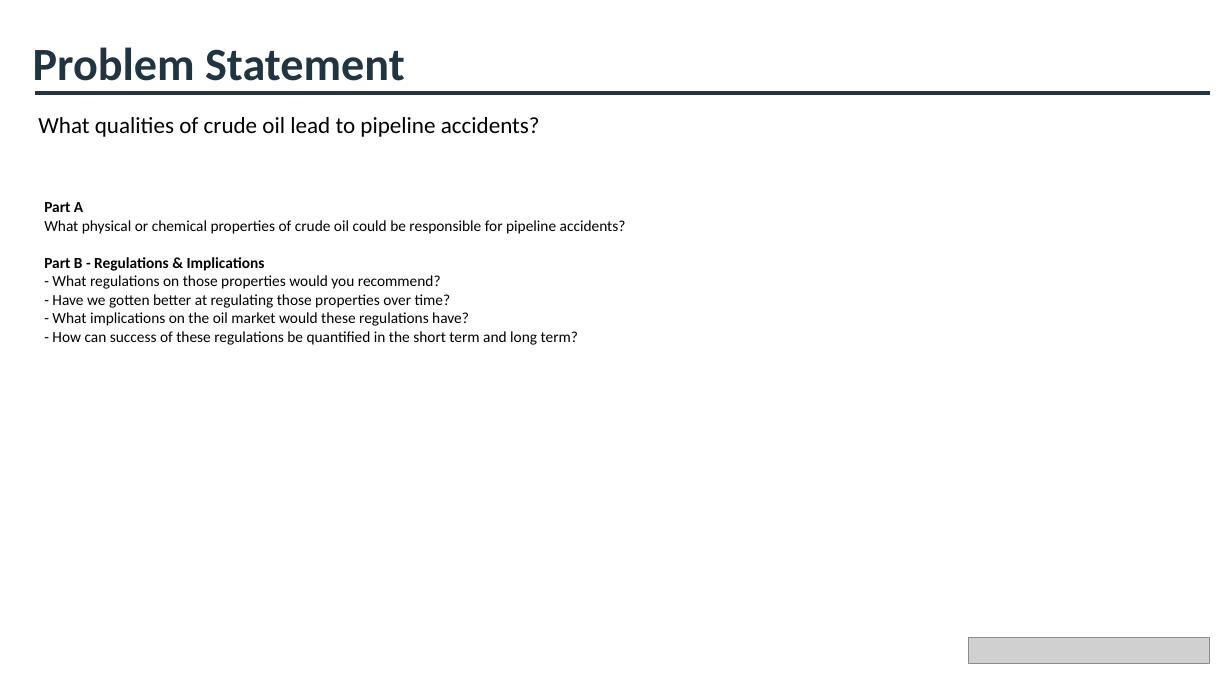
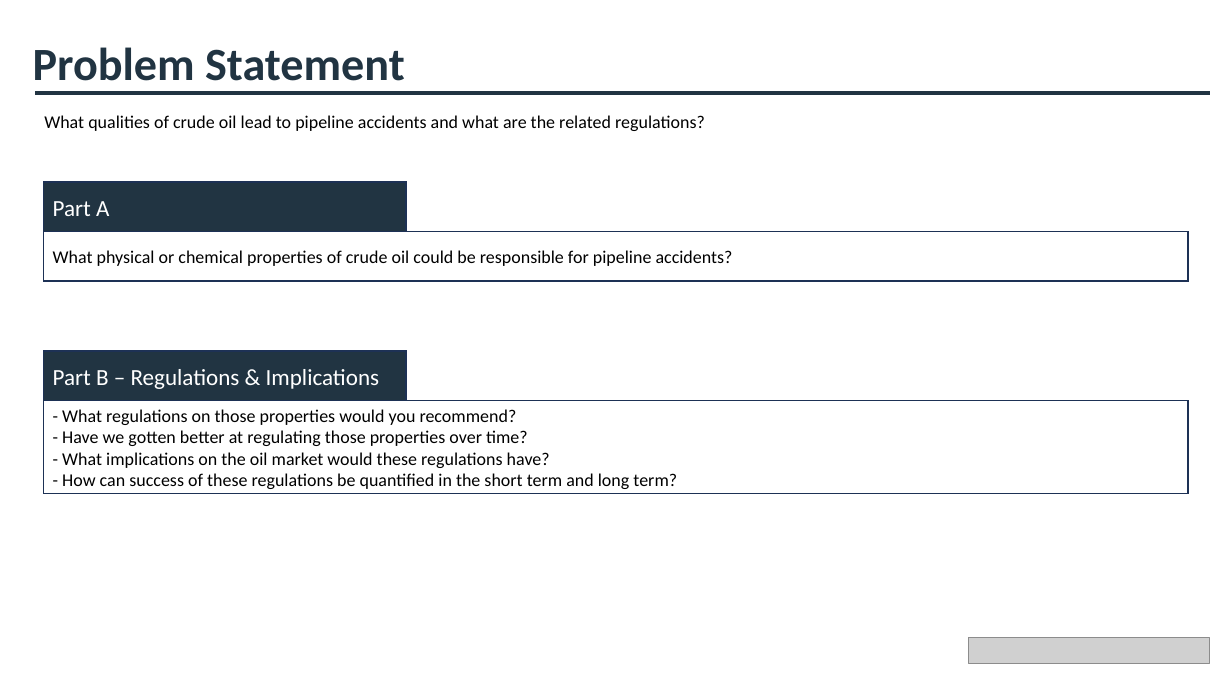
Before and after one commit to cameronmackinnon/crude_oil_accidents, a slide deck: slide 3 of presentations/Pipeline Accidents Presentation v0.pptx. Drawn at 1232x693 pixels with LibreOffice and Linux fonts; fonts in the diff are those of the drawing; grey boxes stand for pictures. Boxes give left, top, right and bottom in pixels: in the first picture for what was removed or moved away, otherwise in the second. Text is boxed around its words. In the diff, an @@ line names an element or a change of style, - is before the commit and + after.

```diff
--- a/presentations/Pipeline Accidents Presentation v0.pptx
+++ b/presentations/Pipeline Accidents Presentation v0.pptx
@@ text at box(44, 115, 705, 131): text changed; size 18 to 14 pt @@
-What qualities of crude oil lead to pipeline accidents?
+What qualities of crude oil lead to pipeline accidents and what are the related regulations?
@@ rectangle added at box(43, 182, 406, 232), fill #213442, outline #1E3256 1 pt, 18 pt, text #FFFFFF @@
+Part A
@@ text removed at box(44, 202, 626, 345) @@
-Part A
-What physical or chemical properties of crude oil could be responsible for pipeline accidents?
-Part B - Regulations & Implications
-- What regulations on those properties would you recommend?
-- Have we gotten better at regulating those properties over time?
-- What implications on the oil market would these regulations have?
-- How can success of these regulations be quantified in the short term and long term?
@@ rectangle added at box(43, 232, 1189, 282), outline #1E3256 1 pt, 14 pt, text #000000 @@
+What physical or chemical properties of crude oil could be responsible for pipeline accidents?
@@ rectangle added at box(43, 351, 406, 401), fill #213442, outline #1E3256 1 pt, 18 pt, text #FFFFFF @@
+Part B – Regulations & Implications
@@ rectangle added at box(43, 400, 1189, 494), outline #1E3256 1 pt, 14 pt, text #000000 @@
+- What regulations on those properties would you recommend?
+- Have we gotten better at regulating those properties over time?
+- What implications on the oil market would these regulations have?
+- How can success of these regulations be quantified in the short term and long term?
```
Also in this commit, not shown: 6 other slides changed, 7 slides added, 4 other files.
